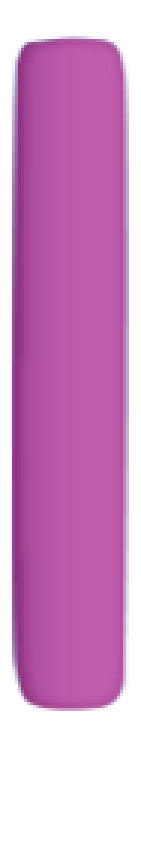
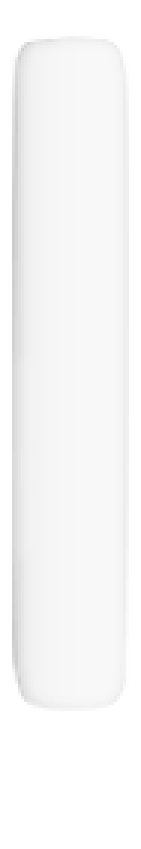
Layer changes from the first 141 x 849 image to the second:
pixels changed over [12, 36, 129, 711] (layer not identified)
